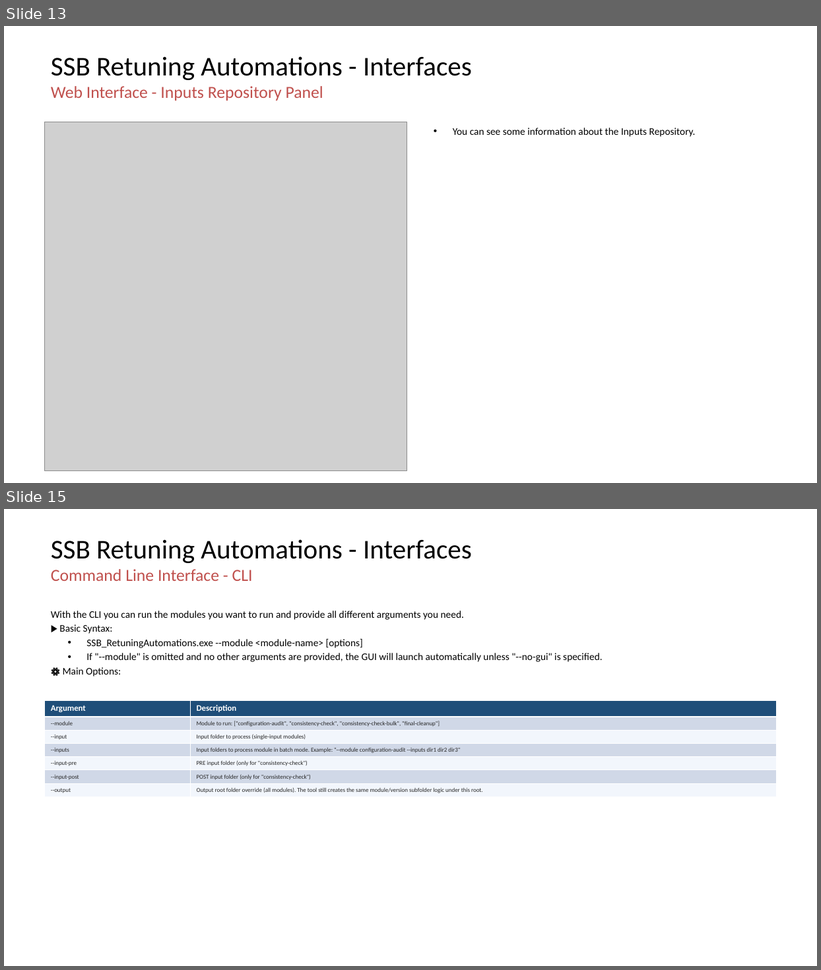
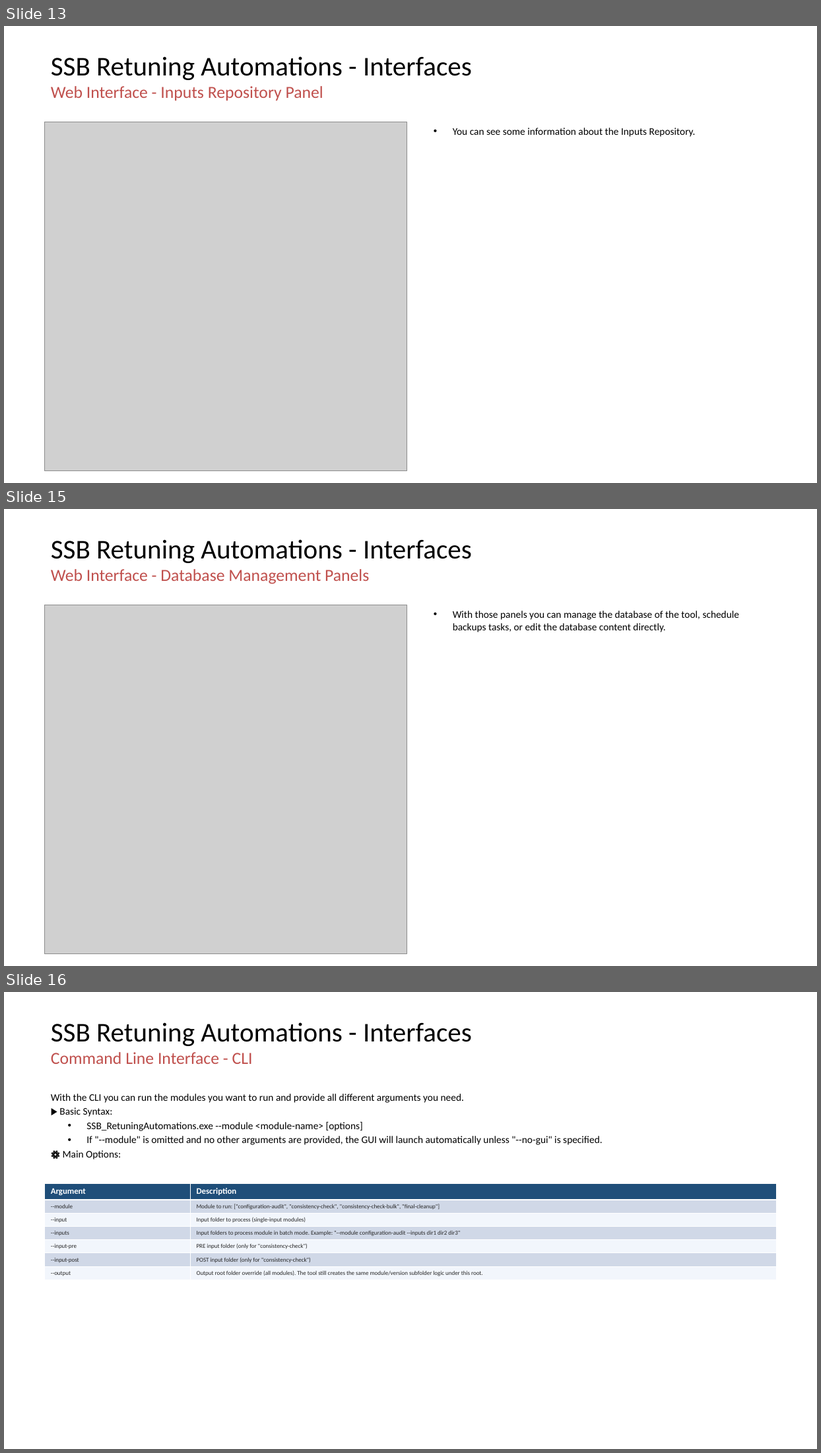
Before and after one commit to jaimetur/SSB_RetuningAutomations, a slide deck: help/User-Guide-SSB-Retuning-Automations-v0.7.6.pptx. Shown one above the other, each under a label of ours: slides 13 and 15 before the commit, slides 13, 15 and 16 after it; the slides between them are not shown. The pictures are 821x970 and 821x1453 pixels, drawn with LibreOffice and Linux fonts; fonts in the diff are those of the drawing; grey boxes stand for pictures; background and template pictures are left out. Boxes give left, top, right and bottom in pixels: in the first picture for what was removed or moved away, otherwise in the second. Text is boxed around its words. In the diff, an @@ line names an element or a change of style, - is before the commit and + after.

Commit message:
- Updated tool screenshots

```diff
--- a/help/User-Guide-SSB-Retuning-Automations-v0.7.6.pptx
+++ b/help/User-Guide-SSB-Retuning-Automations-v0.7.6.pptx
@@ slide 15 added at (4,509,817,966), background #FFFFFF @@
@@ title added at (51,539,472,584), 20 pt, text #C0504D @@
+SSB Retuning Automations - Interfaces
+Web Interface - Database Management Panels
@@ picture added at (45,605,407,955) @@
@@ text added at (453,611,740,632), 12 pt, text #000000 @@
+  • With those panels you can manage the database of the tool, schedule backups tasks, or edit the database content directly.
@@ what was slide 15 is now slide 16 @@
```
Also in this commit, not shown: 5 other files.
